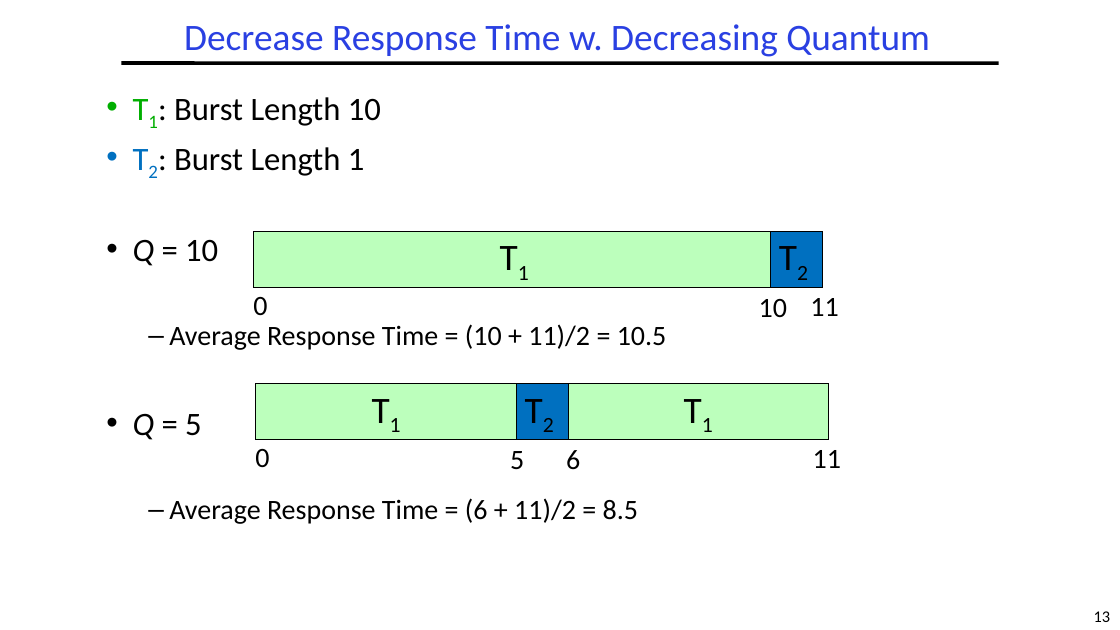
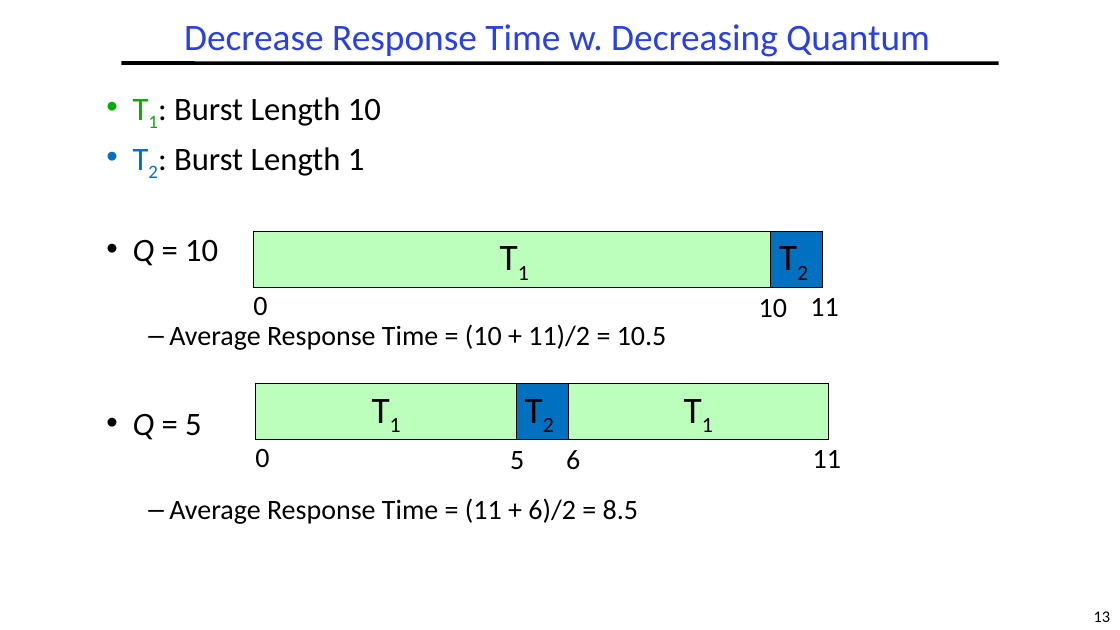
Before and after one commit to guhofstra/CSC256Fa25, a slide deck: slide 13 of PPTs/L5-Scheduling.pptx. Drawn at 1120x630 pixels with LibreOffice and Linux fonts; fonts in the diff are those of the drawing. Boxes give left, top, right and bottom in pixels: in the first picture for what was removed or moved away, otherwise in the second. Text is boxed around its words. In the diff, an @@ line names an element or a change of style, - is before the commit and + after.

```diff
--- a/PPTs/L5-Scheduling.pptx
+++ b/PPTs/L5-Scheduling.pptx
@@ text at (169,498,638,524): text changed @@
-  – Average Response Time = (6 + 11)/2 = 8.5
+  – Average Response Time = (11 + 6)/2 = 8.5
```
Also in this commit, not shown: 1 other slide changed, 3 other files.
